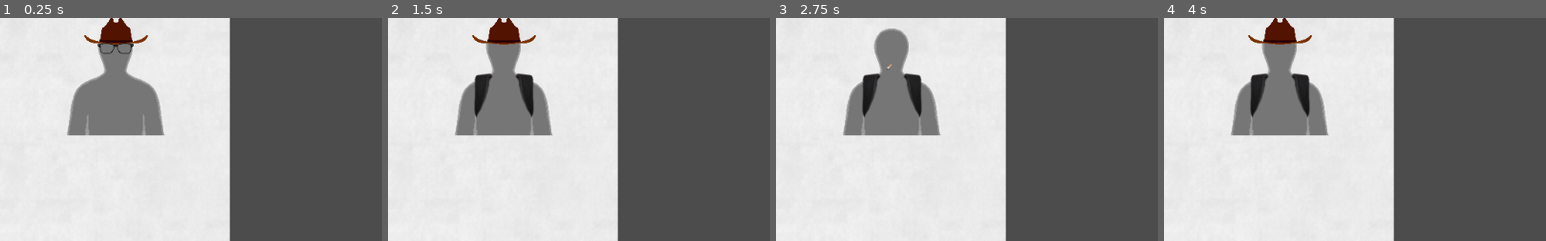
Above: before the commit, frames 1-4 (left to right).
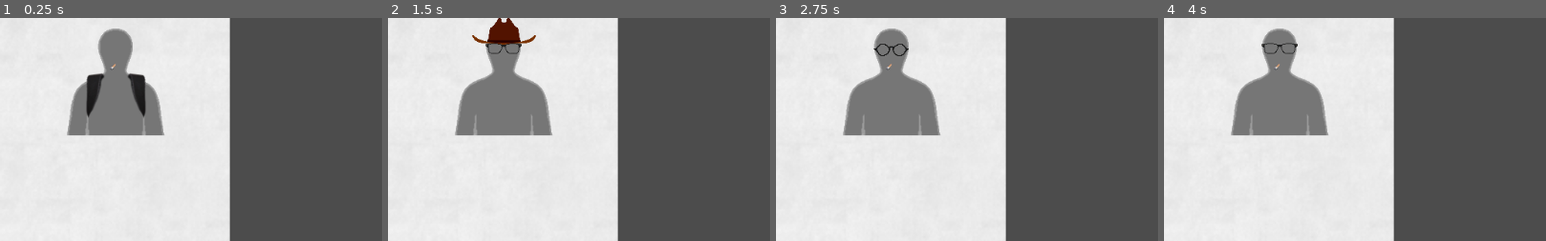
Above: after the commit, the same moments.

Repository: MichaelRRyan/GGJ2021-Rumours
Game: Godot game, scene res://Scenes/Card.tscn
Same seed, same stepped clock (60 frames per second), same inputs: the game is played once before the commit and once after it. Before the commit the project starts from res://card.tscn.
Inputs:
- Up to frame 1 (0.25 s): no input
- Up to frame 2 (1.5 s): click "Generate" at 0.5 s; click "Generate" at 1.25 s
- Up to frame 3 (2.75 s): click "Generate" at 2 s
- Up to frame 4 (4 s): tap Enter at 2.75 s; tap Space at 3.5 s
The pictures show only the part of the screen within x 0-50%, y 0-50%; the shares and areas given below are measured in that part.

The runs differ from the first frame. In frame 1, 2.2% of the frame differs, in the area x 22-39%, y 0-45%; in frame 2, 1.3%; in frame 3, 1.3%; in frame 4, 2.2%.

Commit message:
Moved some info into a separate file

Diff:
--- a/card.tscn
+++ b/Scenes/Card.tscn
@@ -2,7 +2,7 @@
 
 [ext_resource path="res://assets/fonts/Valera.ttf" type="DynamicFontData" id=1]
 [ext_resource path="res://assets/images/paper.png" type="Texture" id=2]
-[ext_resource path="res://scripts/generate.gd" type="Script" id=3]
+[ext_resource path="res://scripts/GenerateCharacter.gd" type="Script" id=3]
 [ext_resource path="res://assets/images/playericons/outline.png" type="Texture" id=4]
 
 [sub_resource type="DynamicFont" id=1]
--- a/cardTest.tscn
+++ b/Scenes/CardTest.tscn
@@ -1,5 +1,5 @@
 [gd_scene load_steps=2 format=2]
 
-[ext_resource path="res://card.tscn" type="PackedScene" id=1]
+[ext_resource path="res://Scenes/Card.tscn" type="PackedScene" id=1]
 
 [node name="PlayerCard" instance=ExtResource( 1 )]
--- a/project.godot
+++ b/project.godot
@@ -16,7 +16,11 @@
 [application]
 
 config/name="Rumours"
-run/main_scene="res://card.tscn"
+run/main_scene="res://Scenes/Card.tscn"
+
+[autoload]
+
+CharacterData="*res://scripts/CharacterData.gd"
 
 [display]
 
--- /dev/null
+++ b/scripts/CharacterData.gd
@@ -0,0 +1,52 @@
+extends Node
+
+# An auto loaded singleton class (Project > Project Settings > Autoload)
+# A global file that can be accessed from anywhere and any scene within the
+# 	project.
+
+# A list of dictionaries that defines the character traits.
+var neutral_traits = [
+	{ "name": "Reporter", "desc": "More power over rumors" },
+	{ "name": "Politician", "desc": "Can silence someones rumors" },
+	{ "name": "Bartender", "desc": "Can pass a rumor they recieve straight onto others as if it's from that person" },
+	{ "name": "Fan", "desc": "Wants to be found guilty" },
+	{ "name": "Uninformed", "desc": "Unknowingly receives false information" },
+	{ "name": "Drunk", "desc": "Their rumors are made to look like gibberish but still contain some keywords" },
+	{ "name": "Rumormonger", "desc": "Can take 1 rumor they heard and make it appear as a fact" },
+	{ "name": "Corrupt", "desc": "Has someone they want convicted" },
+	{ "name": "Boss", "desc": "Can pull someone out of discussion each day" },
+	{ "name": "Partner", "desc": "Must also protect their assigned partner (not the same role as them)" },
+	{ "name": "Nosey", "desc": "Has to recieve at least 1 piece of info a day or will be inactive for one day" },
+	{ "name": "Mortician", "desc": "Receives more info then others" },
+	{ "name": "Clout Chaser", "desc": "Must receive the most rumors to win" },
+	{ "name": "Artist", "desc": "Rumors are presented as drawings" },
+	{ "name": "Child", "desc": "Hears all rumors sent to a specific person but cant send rumors" },
+	{ "name": "Butler", "desc": "Rumors from the butler come always up as fake when investigated" },
+	{ "name": "PR manager", "desc": "Can choose another person and negate all rumors about them this round" }
+]
+
+var first_names = [
+	"Daniel",
+	"Garry",
+	"Ken",
+	"Michael",
+	"Tom",
+	"Ryan",
+	"Aaron",
+	"Aria",
+	"Katie",
+	"Megan"
+]
+
+var last_names = [
+	"Myers",
+	"Farrell",
+	"Dickson",
+	"Wade",
+	"Daniels",
+	"Wyatt",
+	"McCann",
+	"Petersen",
+	"Cameron",
+	"Morrison"
+]
--- /dev/null
+++ b/scripts/GenerateCharacter.gd
@@ -0,0 +1,97 @@
+#author: Conor McDonagh Rollo
+#date: 30/01/21
+#description: Generates a random character for the player
+#bugs: features still overlap
+
+extends TextureRect
+
+var rng = RandomNumberGenerator.new()
+
+func _ready():
+	rng.randomize() #initialize the randomizer
+	generateCharacter()
+
+	#onclick for testing purposes
+func _on_Button_pressed():
+	generateCharacter()
+
+	#fully generates a character for said player
+func generateCharacter():
+	var feat1 = rng.randi_range(1, 5) #features for overlapping
+	var feat2 = rng.randi_range(1, 5)
+	var alignment = rng.randi_range(1, 2) #1 is innocent and 2 is criminal, this should be divided by playercount
+	var roleTrait #trait determined whether a player is innocent or not
+	var roleTraitDesc #description for above role
+
+	#make sure features dont overlap (currently broken)
+	if feat1 == feat2:
+		if feat1 == 5:
+			feat1 -= 1
+		elif feat1 == 1:
+			feat1 += 1
+		else:
+			feat1 += 1
+	elif feat1 == 3 and feat2 == 4:
+			feat1 -= 1
+	elif feat1 == 4 and feat2 == 3:
+			feat1 += 1
+
+	var firstName = CharacterData.first_names[rng.randi_range(0, 9)]
+	var lastName = CharacterData.last_names[rng.randi_range(0, 9)]
+
+	#set the Name and Last name of the person
+	get_node("TextureRect/Name").text = firstName + " " + lastName
+		#decide feature 1
+	if feat1 == 1:
+		feat1 = load("res://assets/images/playericons/backpack.png")
+	elif feat1 == 2:
+		feat1 = load("res://assets/images/playericons/cowboy.png")
+	elif feat1 == 3:
+		feat1 = load("res://assets/images/playericons/roundglasses.png")
+	elif feat1 == 4:
+		feat1 = load("res://assets/images/playericons/squareglasses.png")
+	else:
+		feat1 = load("res://assets/images/playericons/smoking.png")
+		#decide feature 2
+	if feat2 == 1:
+		feat2 = load("res://assets/images/playericons/backpack.png")
+	elif feat2 == 2:
+		feat2 = load("res://assets/images/playericons/cowboy.png")
+	elif feat2 == 3:
+		feat2 = load("res://assets/images/playericons/roundglasses.png")
+	elif feat2 == 4:
+		feat2 = load("res://assets/images/playericons/squareglasses.png")
+	else:
+		feat2 = load("res://assets/images/playericons/smoking.png")
+
+		#set the feature textures
+	get_node("TextureRect/feature1").texture = feat1
+	get_node("TextureRect/feature2").texture = feat2
+
+	#decide the alignment and the roleTrait
+	if alignment == 1:
+		roleTrait = rng.randi_range(1, 2)
+		if roleTrait == 1:
+			roleTrait = "Investigator"
+			roleTraitDesc = "Each day can tell if one piece of information is fake or true."
+		elif roleTrait == 2:
+			roleTrait = "Priest"
+			roleTraitDesc = "Cannot tell a lie or tell people they are a priest (Second term takes priority)"
+	else:
+		roleTrait = rng.randi_range(1, 2)
+		if roleTrait == 1:
+			roleTrait = "Misinformer"
+			roleTraitDesc = "Can spread a piece of misinformation to any 1 person."
+		else:
+			roleTrait = "Forger"
+			roleTraitDesc = "Can spread rumors pretending to be someone else"
+
+	# Sets the text to the role
+	get_node("VBoxContainer/Trait1").text = roleTrait + ": " + roleTraitDesc
+
+	# Decides the neutral traits and their descriptions.
+	var num_traits = CharacterData.neutral_traits.size() - 1
+	var neut_trait = CharacterData.neutral_traits[rng.randi_range(0, num_traits)]
+
+	# sets the neutral traits and their descriptions.
+	get_node("VBoxContainer/Trait2").text = neut_trait["name"] + ": " + neut_trait["desc"]
--- a/scripts/generate.gd
+++ /dev/null
@@ -1,187 +0,0 @@
-#author: Conor McDonagh Rollo
-#date: 30/01/21
-#description: Generates a random character for the player
-#bugs: features still overlap
-
-extends TextureRect
-
-var rng = RandomNumberGenerator.new()
-
-func _ready():
-	rng.randomize() #initialize the randomizer
-	generateCharacter()
-
-	#onclick for testing purposes
-func _on_Button_pressed():
-	generateCharacter()
-
-	#fully generates a character for said player
-func generateCharacter():
-	var firstName = rng.randi_range(1, 10) #generate a name
-	var lastName = rng.randi_range(1, 10)
-	var feat1 = rng.randi_range(1, 5) #features for overlapping
-	var feat2 = rng.randi_range(1, 5)
-	var alignment = rng.randi_range(1, 2) #1 is innocent and 2 is criminal, this should be divided by playercount
-	var roleTrait #trait determined whether a player is innocent or not
-	var roleTraitDesc #description for above role
-	var neutralTrait = rng.randi_range(1, 17) #traits that any character can get
-	var neutralTraitDesc #description for above role
-
-	#make sure features dont overlap (currently broken)
-	if feat1 == feat2:
-		if feat1 == 5:
-			feat1 -= 1
-		elif feat1 == 1:
-			feat1 += 1
-		else:
-			feat1 += 1
-	elif feat1 == 3 and feat2 == 4:
-			feat1 -= 1
-	elif feat1 == 4 and feat2 == 3:
-			feat1 += 1
-		#generate the first name
-	if firstName == 1:
-		firstName = "Daniel"
-	elif firstName == 2:
-		firstName = "Garry"
-	elif firstName == 3:
-		firstName = "Ken"
-	elif firstName == 4:
-		firstName = "Michael"
-	elif firstName == 5:
-		firstName = "Tom"
-	elif firstName == 6:
-		firstName = "Ryan"
-	elif firstName == 7:
-		firstName = "Aaron"
-	elif firstName == 8:
-		firstName = "Aria"
-	elif firstName == 9:
-		firstName = "Katie"
-	else:
-		firstName = "Megan"
-		#generate the last name
-	if lastName == 1:
-		lastName = "Myers"
-	elif lastName == 2:
-		lastName = "Farrell"
-	elif lastName == 3:
-		lastName = "Dickson"
-	elif lastName == 4:
-		lastName = "Wade"
-	elif lastName == 5:
-		lastName = "Daniels"
-	elif lastName == 6:
-		lastName = "Wyatt"
-	elif lastName == 7:
-		lastName = "McCann"
-	elif lastName == 8:
-		lastName = "Petersen"
-	elif lastName == 9:
-		lastName = "Cameron"
-	else:
-		lastName = "Morrison"
-		#set the Name and Last name of the person
-	get_node("TextureRect/Name").text = firstName + " " + lastName
-		#decide feature 1
-	if feat1 == 1:
-		feat1 = load("res://assets/images/playericons/backpack.png")
-	elif feat1 == 2:
-		feat1 = load("res://assets/images/playericons/cowboy.png")
-	elif feat1 == 3:
-		feat1 = load("res://assets/images/playericons/roundglasses.png")
-	elif feat1 == 4:
-		feat1 = load("res://assets/images/playericons/squareglasses.png")
-	else:
-		feat1 = load("res://assets/images/playericons/smoking.png")
-		#decide feature 2
-	if feat2 == 1:
-		feat2 = load("res://assets/images/playericons/backpack.png")
-	elif feat2 == 2:
-		feat2 = load("res://assets/images/playericons/cowboy.png")
-	elif feat2 == 3:
-		feat2 = load("res://assets/images/playericons/roundglasses.png")
-	elif feat2 == 4:
-		feat2 = load("res://assets/images/playericons/squareglasses.png")
-	else:
-		feat2 = load("res://assets/images/playericons/smoking.png")
-
-		#set the feature textures
-	get_node("TextureRect/feature1").texture = feat1
-	get_node("TextureRect/feature2").texture = feat2
-
-	#decide the alignment and the roleTrait
-	if alignment == 1:
-		roleTrait = rng.randi_range(1, 2)
-		if roleTrait == 1:
-			roleTrait = "Investigator"
-			roleTraitDesc = "Each day can tell if one piece of information is fake or true."
-		elif roleTrait == 2:
-			roleTrait = "Priest"
-			roleTraitDesc = "Cannot tell a lie or tell people they are a priest (Second term takes priority)"
-	else:
-		roleTrait = rng.randi_range(1, 2)
-		if roleTrait == 1:
-			roleTrait = "Misinformer"
-			roleTraitDesc = "Can spread a piece of misinformation to any 1 person."
-		else:
-			roleTrait = "Forger"
-			roleTraitDesc = "Can spread rumors pretending to be someone else"
-		#set the text to the role
-	get_node("VBoxContainer/Trait1").text = roleTrait + ": " + roleTraitDesc
-
-	#decide the neutral traits and their descriptions
-	if neutralTrait == 1:
-		neutralTrait = "Reporter"
-		neutralTraitDesc = "More power over rumors"
-	elif neutralTrait == 2:
-		neutralTrait = "Politician"
-		neutralTraitDesc = "Can silence someones rumors"
-	elif neutralTrait == 3:
-		neutralTrait = "Bartender"
-		neutralTraitDesc = "Can pass a rumor they recieve straight onto others as if it's from that person"
-	elif neutralTrait == 4:
-		neutralTrait = "Fan"
-		neutralTraitDesc = "Wants to be found guilty"
-	elif neutralTrait == 5:
-		neutralTrait = "Uninformed"
-		neutralTraitDesc = "Unknowingly receives false information"
-	elif neutralTrait == 6:
-		neutralTrait = "Drunk"
-		neutralTraitDesc = "Their rumors are made to look like gibberish but still contain some keywords"
-	elif neutralTrait == 7:
-		neutralTrait = "Rumormonger"
-		neutralTraitDesc = "Can take 1 rumor they heard and make it appear as a fact"
-	elif neutralTrait == 8:
-		neutralTrait = "Corrupt"
-		neutralTraitDesc = "Has someone they want convicted"
-	elif neutralTrait == 9:
-		neutralTrait = "Boss"
-		neutralTraitDesc = "Can pull someone out of discussion each day"
-	elif neutralTrait == 10:
-		neutralTrait = "Partner"
-		neutralTraitDesc = "Must also protect their assigned partner(not the same role as them)"
-	elif neutralTrait == 11:
-		neutralTrait = "Nosey"
-		neutralTraitDesc = "Has to recieve at least 1 piece of info a day or will be inactive for one day"
-	elif neutralTrait == 12:
-		neutralTrait = "Mortician"
-		neutralTraitDesc = "Receives more info then others"
-	elif neutralTrait == 13:
-		neutralTrait = "Clout Chaser"
-		neutralTraitDesc = "Must receive the most rumors to win"
-	elif neutralTrait == 14:
-		neutralTrait = "Artist"
-		neutralTraitDesc = "Rumors are presented as drawings"
-	elif neutralTrait == 15:
-		neutralTrait = "Child"
-		neutralTraitDesc = "Hears all rumors sent to a specific person but cant send rumors"
-	elif neutralTrait == 16:
-		neutralTrait = "Butler"
-		neutralTraitDesc = "Rumors from the butler come always up as fake when investigated"
-	else:
-		neutralTrait = "PR manager"
-		neutralTraitDesc = "Can choose another person and negate all rumors about them this round"
-
-		#set the neutral traits and their descriptions
-	get_node("VBoxContainer/Trait2").text = neutralTrait + ": " + neutralTraitDesc
--- a/testScene.tscn
+++ b/testScene.tscn
@@ -1,6 +1,8 @@
 [gd_scene load_steps=2 format=2]
 
-[ext_resource path="res://card.tscn" type="PackedScene" id=1]
+[ext_resource path="res://Scenes/Card.tscn" type="PackedScene" id=1]
+
+
 
 [node name="Node2D" type="Node2D"]
 
